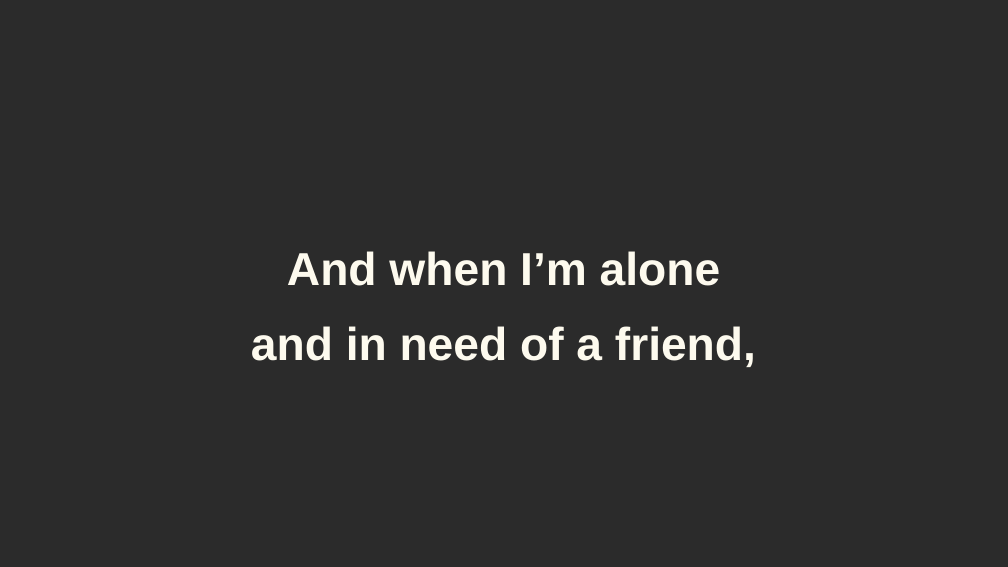
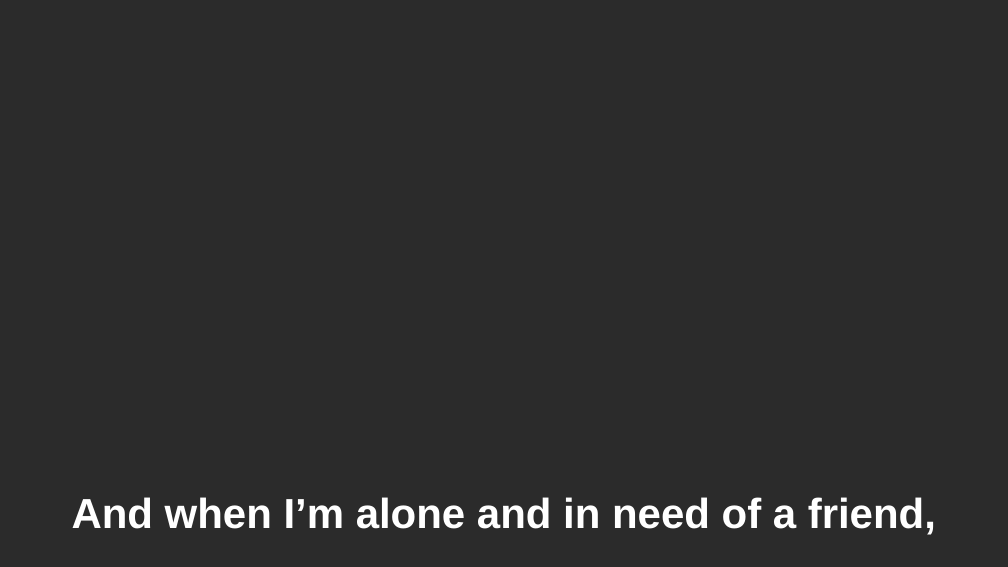
Before and after one commit to cutler2/primary-music-ai-slideshows, a slide deck: slide 7 of songs/close-as-a-quiet-prayer/slideshow.pptx. Drawn at 1008x567 pixels with LibreOffice and Linux fonts; fonts in the diff are those of the drawing; background and template pictures are left out; a plain dark background stands for a picture behind light text. Boxes give left, top, right and bottom in pixels: in the first picture for what was removed or moved away, otherwise in the second. Text is boxed around its words. In the diff, an @@ line names an element or a change of style, - is before the commit and + after.

```diff
--- a/songs/close-as-a-quiet-prayer/slideshow.pptx
+++ b/songs/close-as-a-quiet-prayer/slideshow.pptx
@@ text "And when I’m alone and ..." at <box>72,497,936,535</box>: vertical alignment middle to bottom @@
@@ text at <box>72,497,936,535</box>: text changed; size 44 to 40 pt; text colour #FDFAEE to #FFFFFF @@
-And when I’m alone
-and in need of a friend,
+And when I’m alone and in need of a friend,
```
Also in this commit, not shown: 13 other slides changed, 16 other files.
